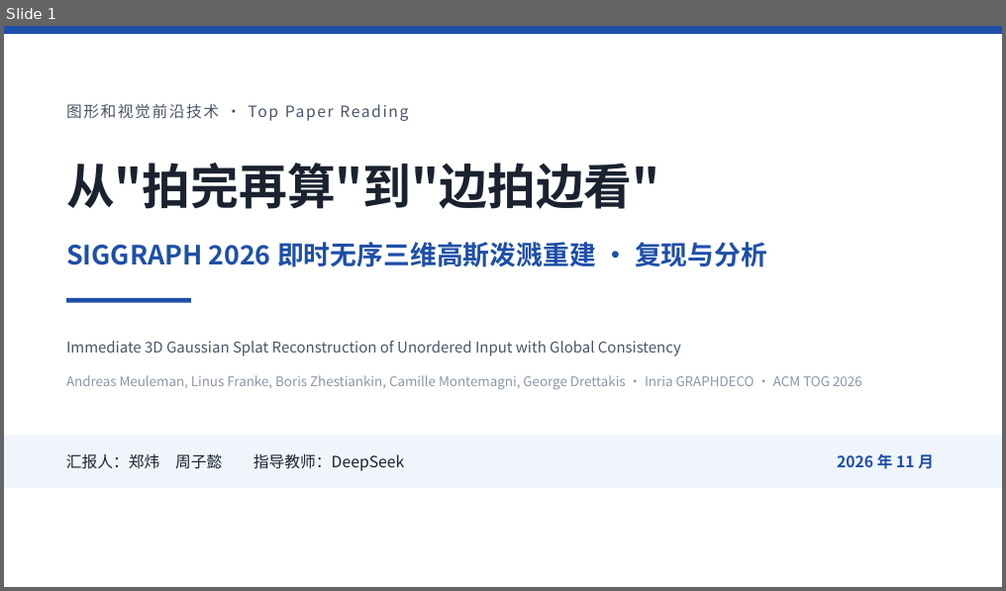
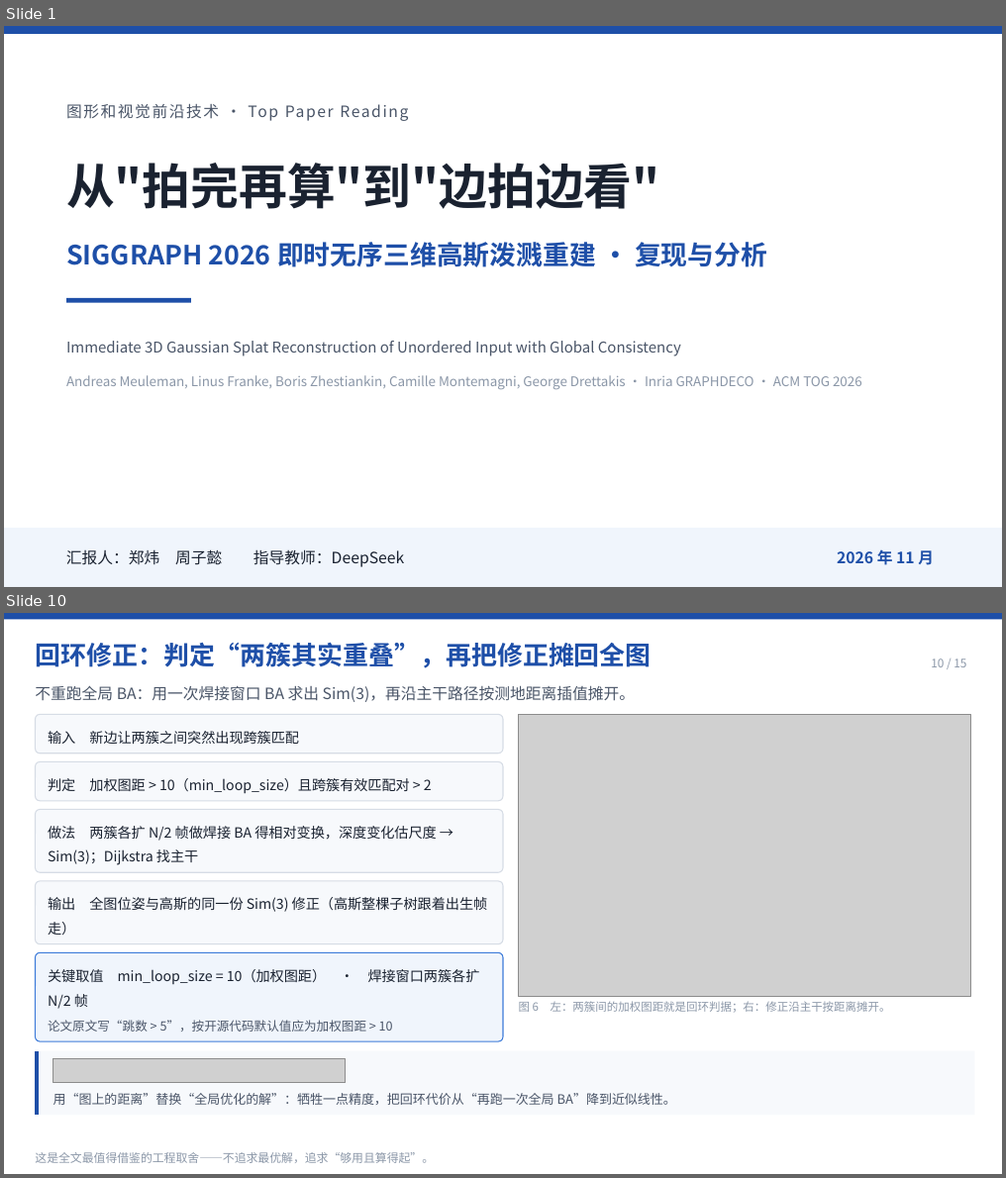
Before and after one commit to LeoZhengWei/ecnu-cs, a slide deck: ecnu-cg/02-PPT/PPT-即时三维高斯泼溅重建.pptx. Shown one above the other, each under a label of ours: slide 1 before the commit, slides 1 and 10 after it; the slides between them are not shown. The pictures are 1006x591 and 1006x1178 pixels, drawn with LibreOffice and Linux fonts; fonts in the diff are those of the drawing; grey boxes stand for pictures. Boxes give left, top, right and bottom in pixels: in the first picture for what was removed or moved away, otherwise in the second. Text is boxed around its words. In the diff, an @@ line names an element or a change of style, - is before the commit and + after.

Commit message:
feat(ecnu-cg): PPT 重构为「七步各一页」，报告同步并补七张方法示意图
- PPT 15 页重排：P2 背景+四类问题、P3 摘要+贡献+创新（原四页压成两页）；
  P4 方法总览；P5-P11 七个步骤各一页，每页固定「做什么/示意图/核心公式/
  关键超参/为什么」五段；P12 补 4 条消融条；P13 删掉全部复现工程问题，
  只留论文自述边界。原「三代工作演进」页并入 P14 结论首句。
- 新增 figs/fig1..7 七张 matplotlib 示意图与 formula/f05..11 七张公式渲染图
  （原底部公式为 ASCII 拼写法，现统一为矢量排版图）。
- slide 源码 slides/01..15 全量同步；新增 tools/figs.py、gen_steps.py、
  render_formula.py 三个可复现生成脚本。
- 报告 3.3 节按七步重写（总表+每步一段+居中公式），插入图 1-7；
  01-报告/img/m1..m7.png 与插值脚本 tools/insert_figs.py 一并入库。
- 讲稿第 2 章重写为主讲 12:20（另附 10 分钟压缩方案）；STORY、讲稿要点、
  交付说明、README 同步；「跳数」口径统一修正为「加权图距」。

```diff
--- a/ecnu-cg/02-PPT/PPT-即时三维高斯泼溅重建.pptx
+++ b/ecnu-cg/02-PPT/PPT-即时三维高斯泼溅重建.pptx
@@ slide 10 added at box(4, 613, 1002, 1174), background #FFFFFF @@
@@ rectangle added at box(4, 613, 1002, 619), fill #1E4FA8 @@
@@ text added at box(35, 642, 650, 668), 24.8 pt, text #1E4FA8, bold @@
+回环修正：判定“两簇其实重叠”，再把修正摊回全图
@@ text added at box(931, 659, 966, 667), 11.2 pt, text #8B97A8 @@
+10 / 15
@@ text added at box(35, 686, 635, 702), 15 pt, text #4A5568 @@
+不重跑全局 BA：用一次焊接窗口 BA 求出 Sim(3)，再沿主干路径按测地距离插值摊开。
@@ rounded rectangle added at box(36, 714, 503, 753), fill #F7F9FC, outline #D6DCE5 1 pt @@
@@ text added at box(48, 731, 299, 744), 13.5 pt, text #1A2230 @@
+输入 新边让两簇之间突然出现跨簇匹配
@@ picture added at box(519, 714, 971, 996) @@
@@ rounded rectangle added at box(36, 761, 503, 801), fill #F7F9FC, outline #D6DCE5 1 pt @@
@@ text added at box(48, 778, 432, 794), 13.5 pt, text #1A2230 @@
+判定 加权图距 > 10（min_loop_size）且跨簇有效匹配对 > 2
@@ rounded rectangle added at box(36, 809, 503, 872), fill #F7F9FC, outline #D6DCE5 1 pt @@
@@ text added at box(48, 826, 436, 865), 13.5 pt, text #1A2230 @@
+做法 两簇各扩 N/2 帧做焊接 BA 得相对变换，深度变化估尺度 → Sim(3)；Dijkstra 找主干
@@ rounded rectangle added at box(36, 881, 503, 944), fill #F7F9FC, outline #D6DCE5 1 pt @@
@@ text added at box(48, 897, 488, 935), 13.5 pt, text #1A2230 @@
+输出 全图位姿与高斯的同一份 Sim(3) 修正（高斯整棵子树跟着出生帧走）
@@ rounded rectangle added at box(36, 953, 503, 1042), fill #F0F5FC, outline #3D7BD9 1 pt @@
@@ text added at box(48, 969, 480, 1009), 13.5 pt, text #1A2230 @@
+关键取值 min_loop_size = 10（加权图距） · 焊接窗口两簇各扩 N/2 帧
@@ text added at box(48, 1020, 393, 1032), 12 pt, text #4A5568 @@
+论文原文写“跳数 > 5”，按开源代码默认值应为加权图距 > 10
@@ text added at box(519, 1001, 891, 1013), 10.9 pt, text #8B97A8 @@
+图 6 左：两簇间的加权图距就是回环判据；右：修正沿主干按距离摊开。
@@ freeform shape added at box(36, 1051, 975, 1115), fill #1E4FA8 @@
@@ rectangle added at box(40, 1051, 975, 1115), fill #F7F9FC @@
@@ picture added at box(54, 1059, 347, 1083) @@
@@ text added at box(54, 1093, 676, 1105), 12.4 pt, text #4A5568 @@
+用“图上的距离”替换“全局优化的解”：牺牲一点精度，把回环代价从“再跑一次全局 BA”降到近似线性。
@@ text added at box(35, 1153, 434, 1163), 11.2 pt, text #8B97A8 @@
+这是全文最值得借鉴的工程取舍——不追求最优解，追求“够用且算得起”。
@@ slide 1 changed as well @@
@@ rectangle: place and size @@
-rectangle at box(4, 436, 1002, 488)
+rectangle at box(4, 528, 1002, 587)
@@ text "汇报人：郑炜 周子懿 指导教师：DeepSeek": place and size @@
-text "汇报人：郑炜 周子懿 指导教师：DeepSeek" at box(66, 454, 404, 472)
+text "汇报人：郑炜 周子懿 指导教师：DeepSeek" at box(66, 550, 404, 568)
@@ text "2026 年 11 月": place and size @@
-text "2026 年 11 月" at box(837, 454, 934, 470)
+text "2026 年 11 月" at box(837, 550, 934, 566)
```
Also in this commit, not shown: 6 other slides changed, 7 other slides added, 8 slides removed, 47 other files.
